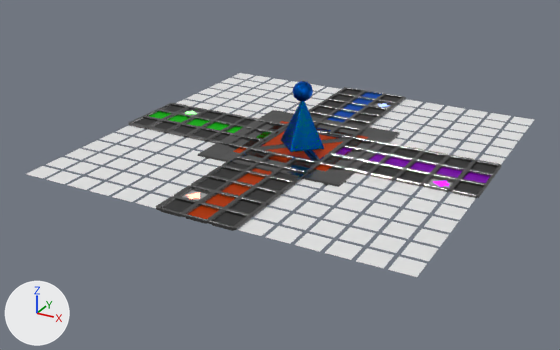
A saved change to the glTF model ludo-sync-game/public/models/p1-start.glb.
Both versions are drawn from a 50 mm camera at (13.08, -25.59, 11.26) aimed at (-0.32, -1.23, -0.92). The axes (+X, +Y, +Z) are drawn at lower left. The lights are the same throughout. The picture after the commit comes second. Where no turn or scale is listed for an object, it has been applied to the vertices.

The scene before the commit, as lines of its bpy script (objects in view):
```python
ob_center = bpy.data.objects.new('center', me_plane_003)
ob_center.location = (0.0, 0.0, 0.0)
ob_plane_001 = bpy.data.objects.new('Plane.001', me_plane_001)
ob_plane_001.location = (0.0, 0.0, 0.0)
ob_plane_005 = bpy.data.objects.new('Plane.005', me_plane_005)
ob_plane_005.location = (0.0, 0.0, 0.0)
ob_plane_006 = bpy.data.objects.new('Plane.006', me_plane_006)
ob_plane_006.location = (-1.0, -6.0, 0.01)
ob_plane_007 = bpy.data.objects.new('Plane.007', me_plane_007)
ob_plane_007.location = (-6.0, 1.0, 0.01)
ob_plane_008 = bpy.data.objects.new('Plane.008', me_plane_008)
ob_plane_008.location = (1.0, 6.0, 0.01)
ob_plane_009 = bpy.data.objects.new('Plane.009', me_plane_009)
ob_plane_009.location = (6.0, -1.0, 0.01)
ob_player2 = bpy.data.objects.new('player2', me_icosphere_001)
ob_player2.location = (0.0, 0.0, 0.0)
ob_simple_grid = bpy.data.objects.new('simple grid', me_plane_004)
ob_simple_grid.location = (0.0, 0.0, 0.0)
# also in view: 'player3' at (0.0, 0.0, 1.3); 'Plane.002' at (0.0, 0.0, 0.0); 'Plane' at (0.0, 0.0, 0.01)
```
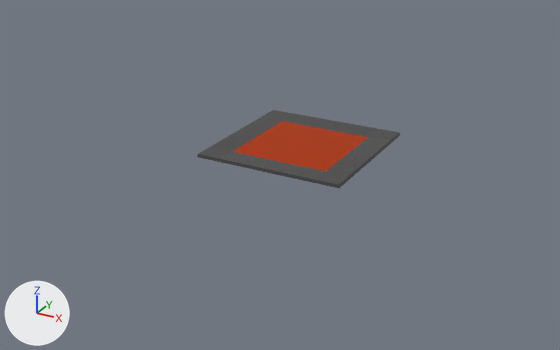
The change in detail:
Object 'center' (ob_center) is deleted.
Object 'simple grid' (ob_simple_grid) is deleted.
Object 'Plane.005' (ob_plane_005) is deleted.
Object 'Plane.006' (ob_plane_006) is deleted.
Object 'Plane.007' (ob_plane_007) is deleted.
Object 'Plane.008' (ob_plane_008) is deleted.
Object 'Plane.009' (ob_plane_009) is deleted.
Object 'player2' (ob_player2) is deleted.
Object 'player3' (ob_player3) is deleted.
Object 'Plane.001' (ob_plane_001) is deleted.
Object 'Plane.002' (ob_plane_002) is deleted.

Changed parts and their boxes (x1, y1, x2, y2) in the pictures (560 x 350 px):
'Plane.002', deleted
    before: (27, 73, 534, 277)
'Plane.001', deleted
    before: (128, 87, 501, 230)
'Plane.005', deleted
    before: (135, 90, 497, 226)
'simple grid', deleted
    before: (133, 89, 500, 231)
'player3', deleted (blue)
    before: (281, 81, 324, 152)
'player2', deleted
    before: (282, 101, 323, 152)
'center', deleted (mostly hidden)
    before: (257, 126, 349, 161)
'Plane.006', deleted
    before: (187, 192, 200, 199)
'Plane.009', deleted
    before: (433, 181, 449, 187)
'Plane.007', deleted
    before: (185, 110, 197, 114)
'Plane.008', deleted
    before: (378, 103, 389, 107)
